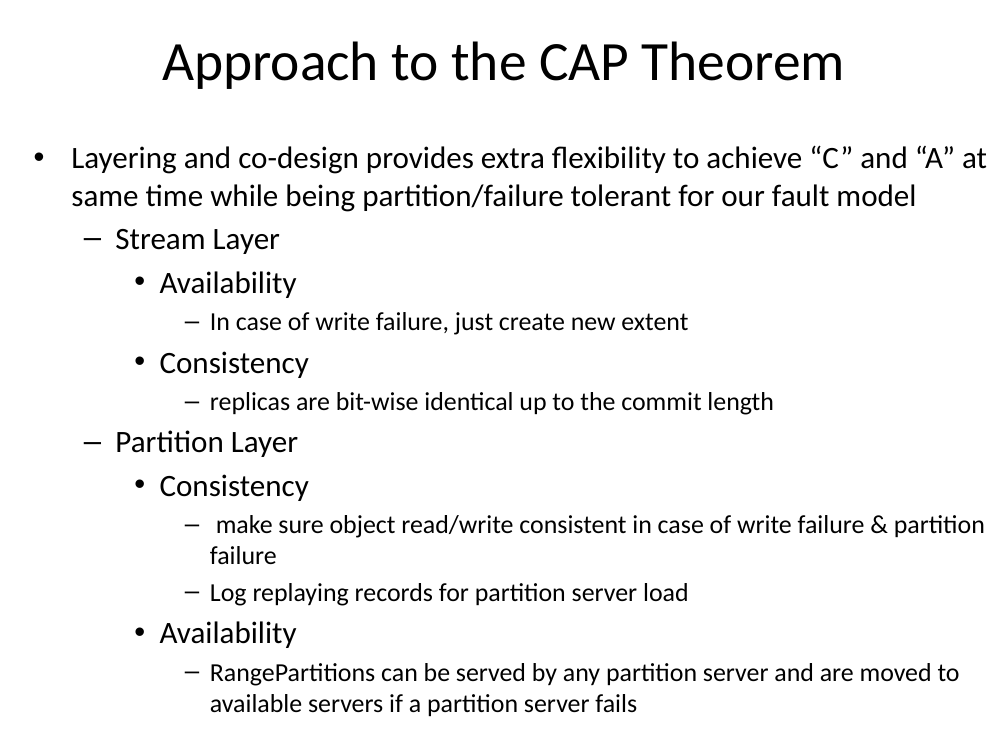
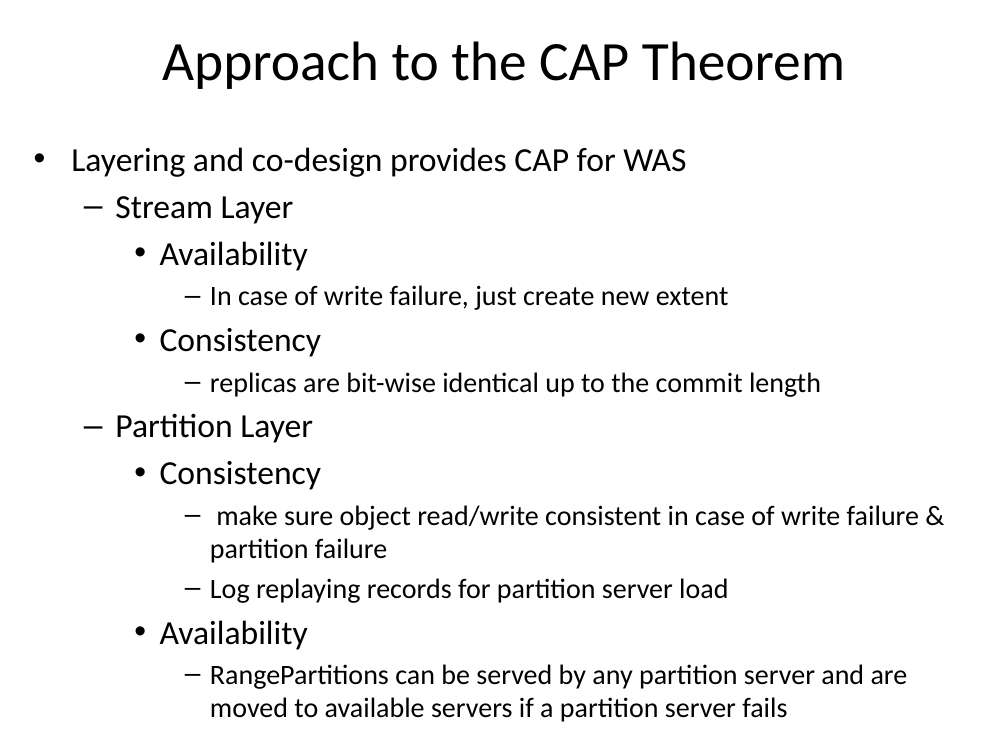
Before and after one commit to pnquanganh/distributed-storage-system, a slide deck: slide 2 of Paper Presentation/Presentation_part3.pptx. Drawn at 1008x756 pixels with LibreOffice and Linux fonts; fonts in the diff are those of the drawing. Boxes give left, top, right and bottom in pixels: in the first picture for what was removed or moved away, otherwise in the second. Text is boxed around its words. In the diff, an @@ line names an element or a change of style, - is before the commit and + after.

```diff
--- a/Paper Presentation/Presentation_part3.pptx
+++ b/Paper Presentation/Presentation_part3.pptx
@@ text at (71, 147, 919, 722): paragraph removed @@
-• Designed for specific classes of partitioning/failures seen in practice
@@ text at (71, 147, 686, 177): text changed; size 22.2 to 24 pt @@
-• Layering and co-design provides extra flexibility to achieve “C” and “A” at same time while being partition/failure tolerant for our fault model
+• Layering and co-design provides CAP for WAS
@@ text at (115, 196, 919, 722): size 22.2 to 24 pt in "Stream Layer", "Availability", "Consistency", "Partition Layer" and 2 more places; size 18.5 to 20 pt in "In case of write failure, just create ...", "replicas are bit-wise identical up to the ...", "make sure object read/write consistent in case ...", "Log replaying records for partition server load" and 1 more places @@
```
Also in this commit, not shown: 2 other slides changed, 1 other file.
